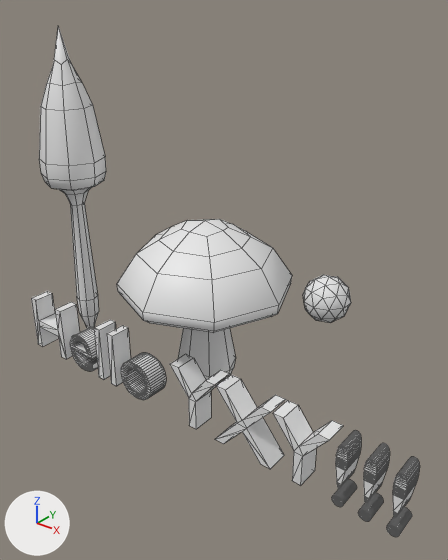
Two versions of the Blender file res/model/mushroom.blend, one commit apart.
Rendered twice from a 50 mm lens placed at (3.97, -4.65, 4.33), pointed at (-0.14, 0.5, 1.13). The lights are fixed; the arrows at lower left show +X, +Y and +Z. Mesh edges are drawn as thin lines.

The scene before the commit, as lines of its bpy script (objects in view):
```python
me_iiicosphere = bpy.data.meshes.new('IIIcosphere')
me_iiicosphere.from_pydata(...)  # an icosphere of 80 faces spanning x -0.95..0.95, y -1.0..1.0, z -1.0..1.0
me_iiicosphere.polygons.foreach_set('use_smooth', [True] * 80)
me_mushroom_mesh_2 = bpy.data.meshes.new('mushroom_mesh_2')
me_mushroom_mesh_2.from_pydata(...)  # 98 vertices, 96 faces; spans x -0.3..0.3, y -0.3..0.3, z -0.03..2.97
me_mushroom_mesh_2.polygons.foreach_set('use_smooth', [True] * 96)
me_text = bpy.data.meshes.new('Text')
me_text.from_pydata(...)  # 1222 vertices, 1785 faces; spans x 0.08..5.13, y -0.01..0.69, z -0.25..0.0
ob_big_mushroom = bpy.data.objects.new('big_mushroom', me_mushroom_mesh_2)
ob_big_mushroom.parent = ob_doveroot
ob_big_mushroom.location = (-2.091, 0.0, 0.0)
ob_big_mushroom.scale = (1.3, 1.3, 1.3)
ob_icosphere = bpy.data.objects.new('Icosphere', me_iiicosphere)
ob_icosphere.parent = ob_doveroot
ob_icosphere.location = (0.0, 2.792, 0.0)
ob_icosphere.scale = (0.367, 0.367, 0.367)
ob_text = bpy.data.objects.new('Text', me_text)
ob_text.location = (-2.38, -0.71, 0.0)
ob_text.rotation_euler = (1.571, 0.0, 0.0)  # degrees (90, 0, 0)
# also in view: 'mushroom' at (0.0, 0.0, 1.05)
```
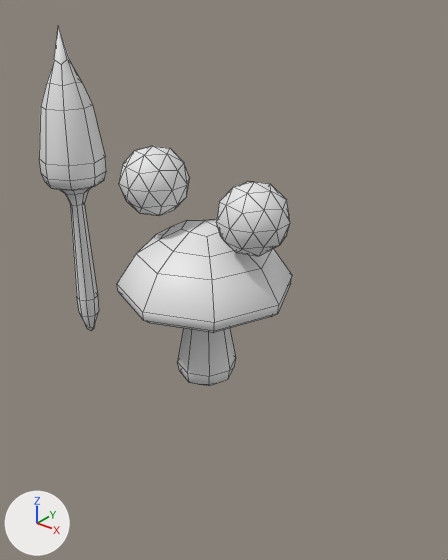
Patch to the scene script:
```diff
--- a/res/model/mushroom.blend.py
+++ b/res/model/mushroom.blend.py
@@ ob_icosphere @@
 ob_icosphere.parent = ob_doveroot
-ob_icosphere.location = (0.0, 2.792, 0.0)
+ob_icosphere.location = (0.672, -0.068, 2.25)
 ob_icosphere.scale = (0.367, 0.367, 0.367)
@@ ob_text @@
-ob_text = bpy.data.objects.new('Text', me_text)
-ob_text.location = (-2.38, -0.71, 0.0)
-ob_text.rotation_euler = (1.571, 0.0, 0.0)  # degrees (90, 0, 0)
@@ ob_icosphere_001 @@
+ob_icosphere_001 = bpy.data.objects.new('Icosphere.001', me_iiicosphere.copy())  # the mesh of ob_icosphere
+ob_icosphere_001.location = (-0.47, -0.24, 2.45)
+ob_icosphere_001.scale = (0.367, 0.367, 0.367)
```

Location of each change, (x1, y1, x2, y2) in pixels of the pictures (448 x 560 px):
'Text', deleted
    before: (31, 291, 420, 537)
'Icosphere', moved
    before: (303, 275, 351, 323)
    after: (216, 182, 290, 256)
'Icosphere.001', added
    after: (119, 146, 190, 216)
